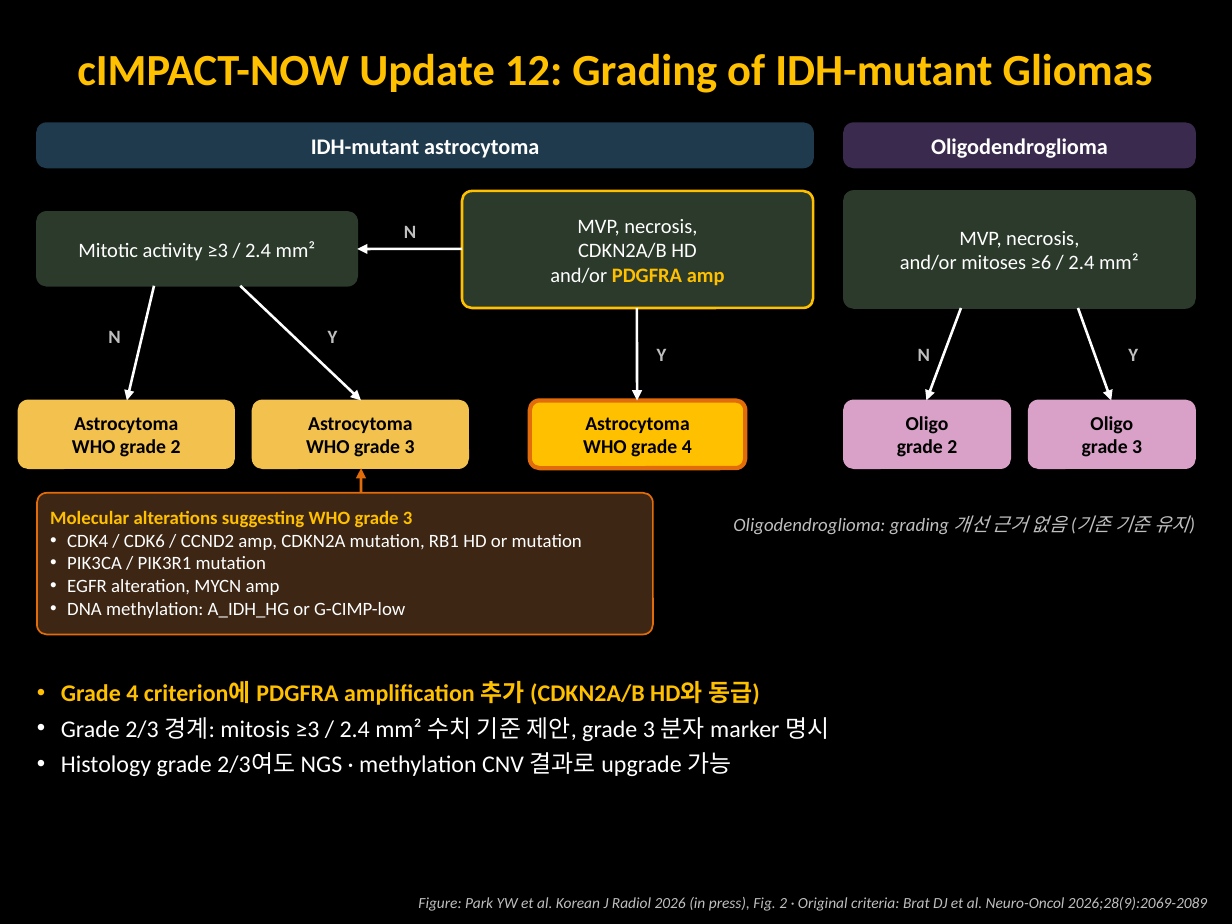
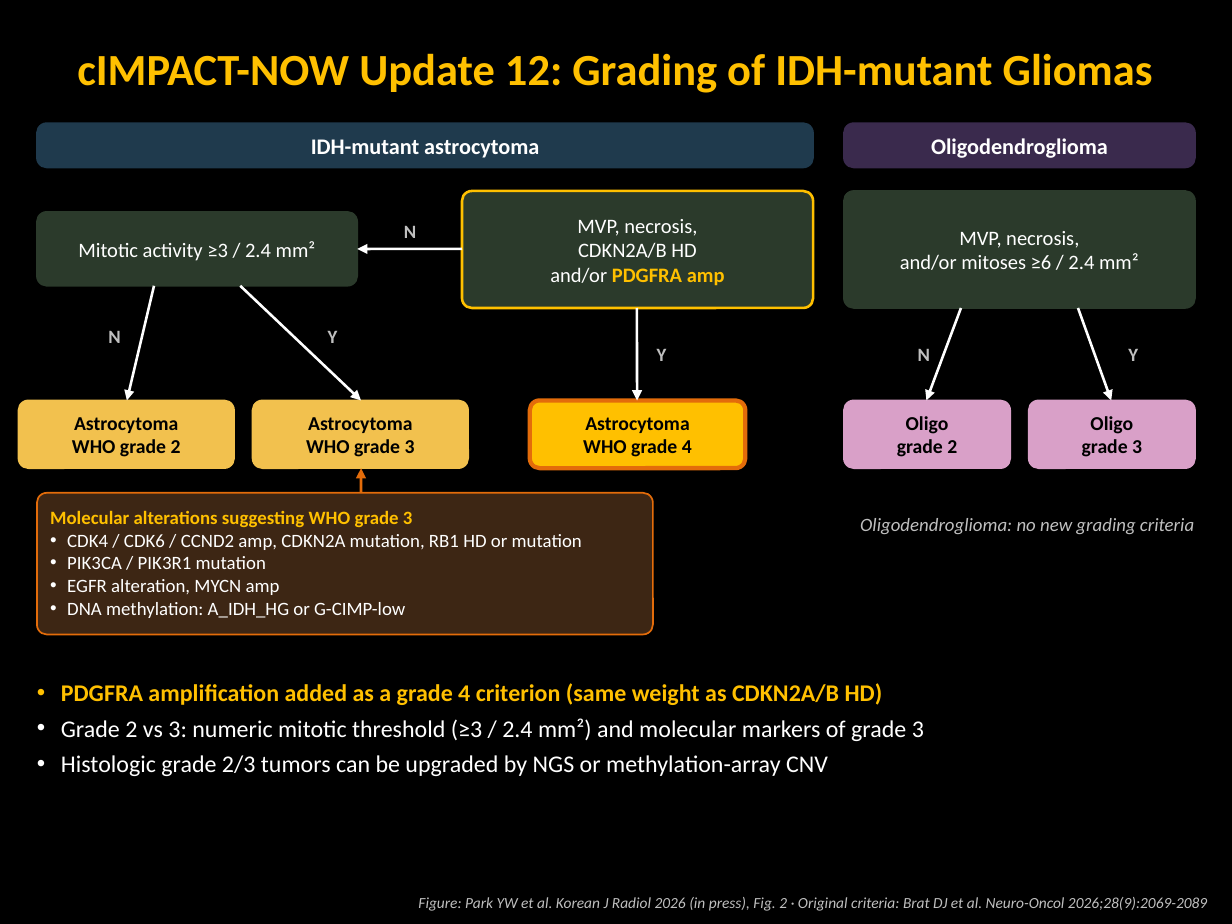
Before and after one commit to KSY-radiology/test-repro, a slide deck: slide 2 of deck/cIMPACT-NOW_update12_disease_review.pptx. Drawn at 1232x924 pixels with LibreOffice and Linux fonts; fonts in the diff are those of the drawing. Boxes give left, top, right and bottom in pixels: in the first picture for what was removed or moved away, otherwise in the second. Text is boxed around its words. In the diff, an @@ line names an element or a change of style, - is before the commit and + after.

```diff
--- a/deck/cIMPACT-NOW_update12_disease_review.pptx
+++ b/deck/cIMPACT-NOW_update12_disease_review.pptx
@@ text at (860, 518, 1194, 534): text changed @@
-Oligodendroglioma: grading 개선 근거 없음 (기존 기준 유지)
+Oligodendroglioma: no new grading criteria
@@ text at (61, 683, 924, 776): text changed @@
-• Grade 4 criterion에 PDGFRA amplification 추가 (CDKN2A/B HD와 동급)
-• Grade 2/3 경계: mitosis ≥3 / 2.4 mm² 수치 기준 제안, grade 3 분자 marker 명시
-• Histology grade 2/3여도 NGS · methylation CNV 결과로 upgrade 가능
+• PDGFRA amplification added as a grade 4 criterion (same weight as CDKN2A/B HD)
+• Grade 2 vs 3: numeric mitotic threshold (≥3 / 2.4 mm²) and molecular markers of grade 3
+• Histologic grade 2/3 tumors can be upgraded by NGS or methylation-array CNV
```
Also in this commit, not shown: 4 other slides changed, 3 other files.
